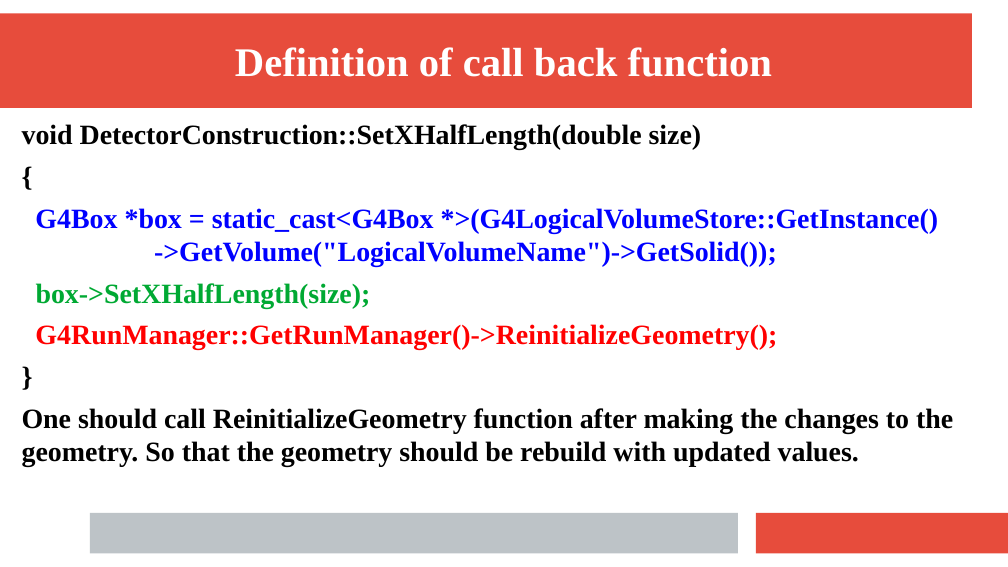
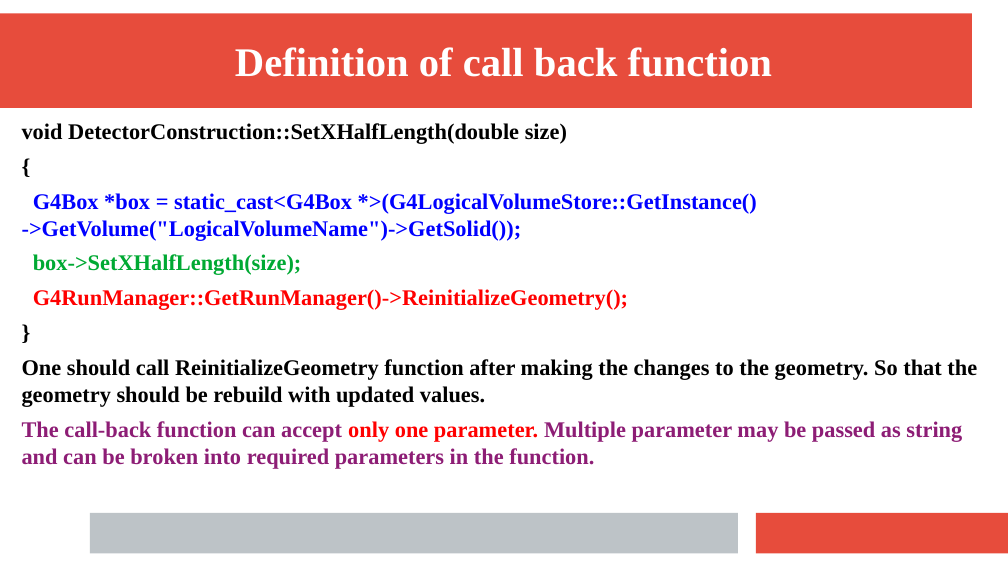
Before and after one commit to rsehgal/G4Simulations, a slide deck: slide 8 of Presentations/MessengerMechanism.pptx. Drawn at 1008x567 pixels with LibreOffice and Linux fonts; fonts in the diff are those of the drawing. Boxes give left, top, right and bottom in pixels: in the first picture for what was removed or moved away, otherwise in the second. Text is boxed around its words. In the diff, an @@ line names an element or a change of style, - is before the commit and + after.

```diff
--- a/Presentations/MessengerMechanism.pptx
+++ b/Presentations/MessengerMechanism.pptx
@@ text at [22, 123, 977, 407]: size 22 to 17.6 pt in "void DetectorConstruction::SetXHalfLength(double size)", "{", "G4Box *box = static_cast<G4Box *>(G4LogicalVolumeStore::GetI ...", "box->SetXHalfLength(size);" and 3 more places @@
@@ text at [22, 421, 962, 469]: paragraph added @@
+The call-back function can accept only one parameter. Multiple parameter may be passed as string and can be broken into required parameters in the function.
```
Also in this commit, not shown: 2 other slides changed, 1 other file.
